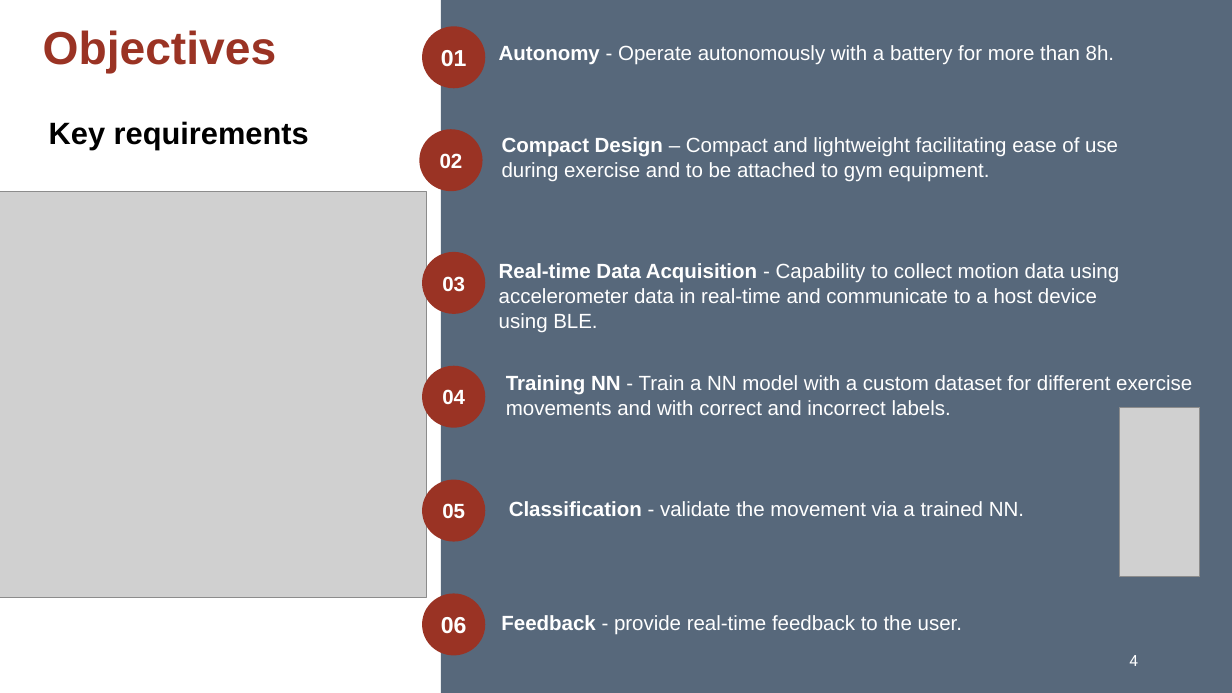
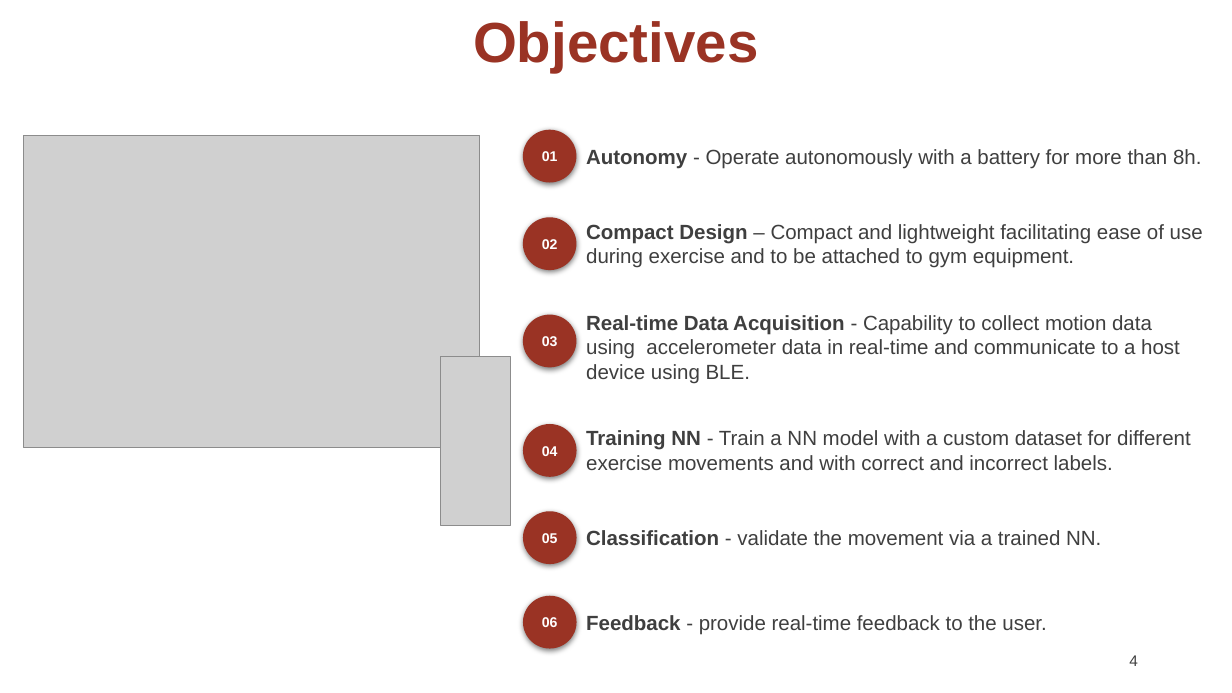
Before and after one commit to osduarte/TESE-MEIC-2324, a slide deck: slide 4 of Relatório intermédio/Apresentação intermédia da TESE_v3.pptx. Drawn at 1232x693 pixels with LibreOffice and Linux fonts; fonts in the diff are those of the drawing; grey boxes stand for pictures. Boxes give left, top, right and bottom in pixels: in the first picture for what was removed or moved away, otherwise in the second. Text is boxed around its words. In the diff, an @@ line names an element or a change of style, - is before the commit and + after.

```diff
--- a/Relatório intermédio/Apresentação intermédia da TESE_v3.pptx
+++ b/Relatório intermédio/Apresentação intermédia da TESE_v3.pptx
@@ text "Objectives": place and size @@
-text "Objectives" at (43,30,276,74)
+text "Objectives" at (473,21,758,73)
@@ text "Objectives" at (473,21,758,73): size 36 to 44 pt; alignment left to centre; line spacing 1 to 0.9; vertical alignment top to middle @@
@@ rectangle removed at (441,0,1232,693) @@
@@ picture: place and size @@
-picture at (0,191,427,598)
+picture at (23,135,480,447)
@@ text removed at (49,121,309,149) @@
-Key requirements
@@ ellipse "01" at (523,129,577,182): size 18 to 11 pt; shadow on @@
@@ ellipse "01": place and size @@
-ellipse "01" at (422,27,485,89)
+ellipse "01" at (523,129,577,182)
@@ text colour #FFFFFF to #3F3F3F in 5 elements at (586,615,1046,635), (586,530,1101,545), (586,430,1191,470), (586,315,1180,384), (586,149,1201,168) @@
@@ text "Autonomy - Operate autonomously with ...": place and size @@
-text "Autonomy - Operate autonomously with ..." at (499,45,1114,65)
+text "Autonomy - Operate autonomously with ..." at (586,149,1201,168)
@@ size 16 to 11 pt; shadow on in 4 elements at (523,511,577,564), (523,424,577,477), (523,314,577,367), (523,217,577,270) @@
@@ ellipse "02": place and size @@
-ellipse "02" at (420,129,482,191)
+ellipse "02" at (523,217,577,270)
@@ text at (586,224,1203,268): text changed; text colour #FFFFFF to #3F3F3F @@
-Compact Design – Compact and lightweight facilitating ease of use
-during exercise and to be attached to gym equipment.
+Compact Design – Compact and lightweight facilitating ease of use during exercise and to be attached to gym equipment.
@@ ellipse "03": place and size @@
-ellipse "03" at (422,252,485,314)
+ellipse "03" at (523,314,577,367)
@@ text "Real-time Data Acquisition - Capability ...": place and size @@
-text "Real-time Data Acquisition - Capability ..." at (499,263,1119,332)
+text "Real-time Data Acquisition - Capability ..." at (586,315,1180,384)
@@ picture: place and size @@
-picture at (1120,408,1201,577)
+picture at (440,356,510,525)
@@ ellipse "04": place and size @@
-ellipse "04" at (422,366,485,428)
+ellipse "04" at (523,424,577,477)
@@ text "Training NN - Train a ...": place and size @@
-text "Training NN - Train a ..." at (506,375,1192,415)
+text "Training NN - Train a ..." at (586,430,1191,470)
@@ ellipse "05": place and size @@
-ellipse "05" at (422,480,485,542)
+ellipse "05" at (523,511,577,564)
@@ text "Classification - validate the movement ...": place and size @@
-text "Classification - validate the movement ..." at (509,501,1024,516)
+text "Classification - validate the movement ..." at (586,530,1101,545)
@@ ellipse "06": place and size @@
-ellipse "06" at (422,593,485,655)
+ellipse "06" at (523,596,577,649)
@@ ellipse "06" at (523,596,577,649): size 18 to 11 pt; shadow on @@
@@ text "Feedback - provide real-time feedback ...": place and size @@
-text "Feedback - provide real-time feedback ..." at (501,615,962,635)
+text "Feedback - provide real-time feedback ..." at (586,615,1046,635)
@@ page number at (1129,655,1138,666): font Roboto to Arial, text colour #FFFFFF to #3F3F3F @@
```
Also in this commit, not shown: 14 other slides changed, 4 slides added, 1 slide removed, 3 other files.
